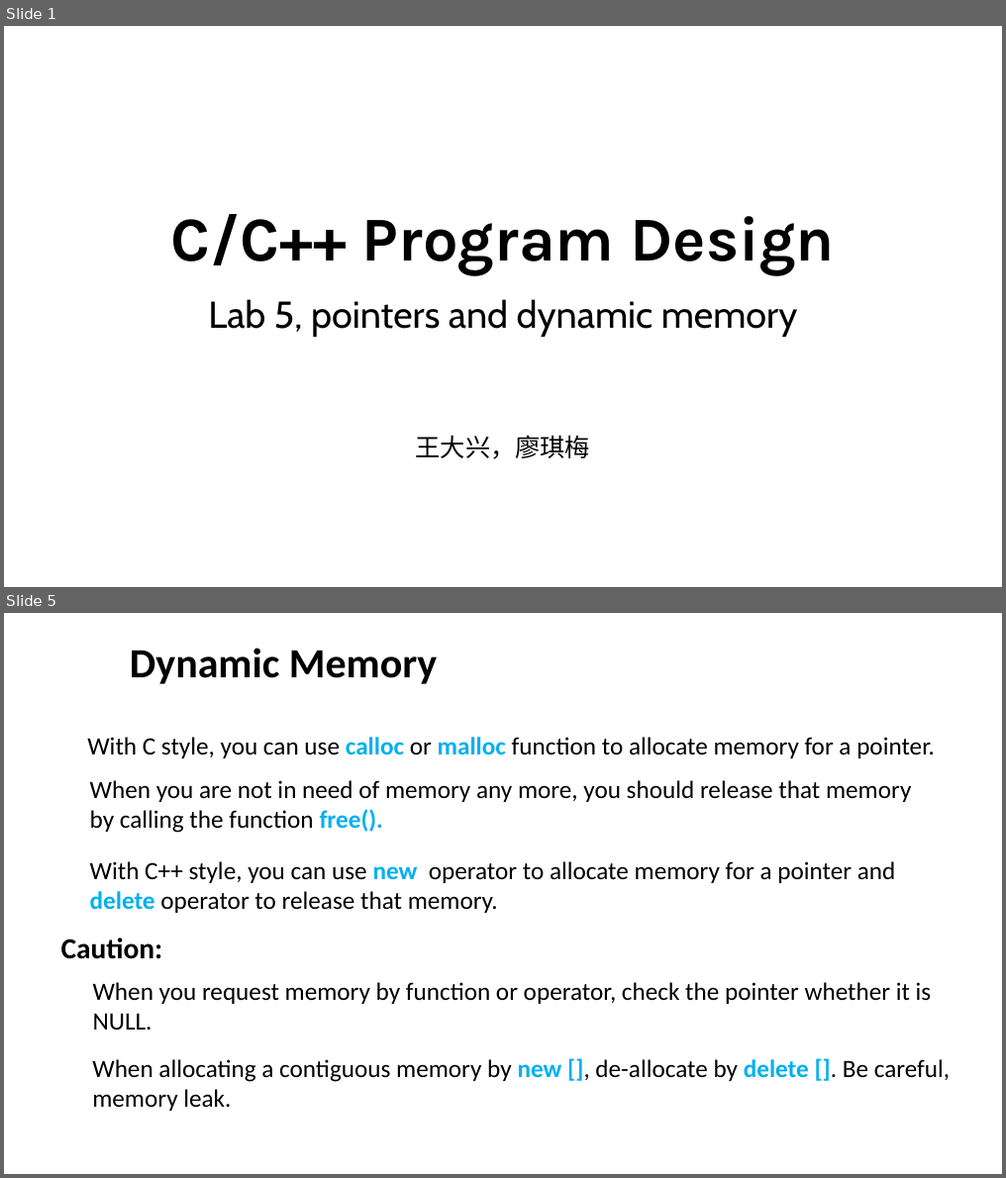
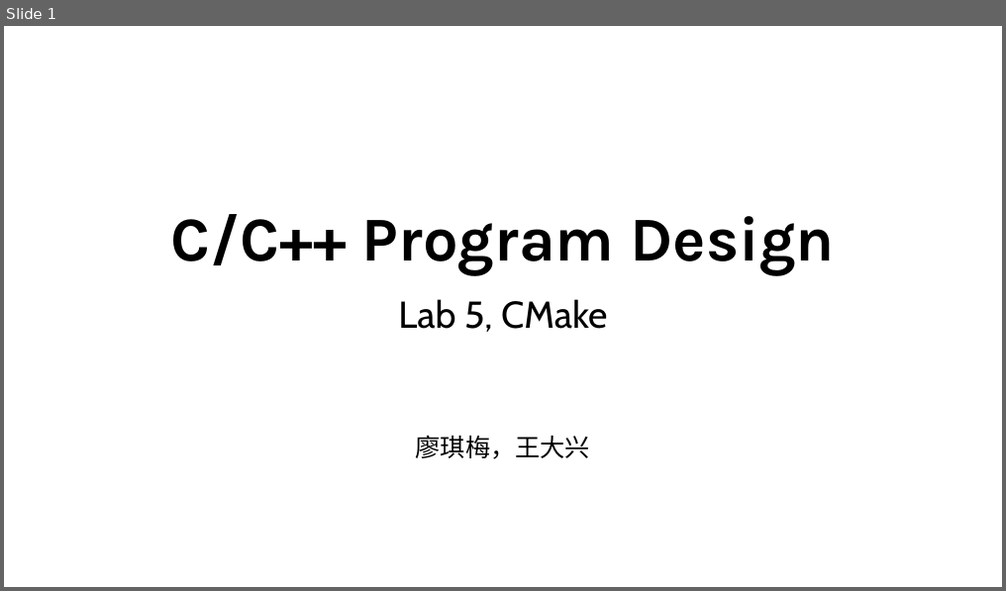
Before and after one commit to ShiqiYu/CPP, a slide deck: week05/Lab05.pptx. Shown one above the other, each under a label of ours: slides 1 and 5 before the commit, slide 1 after it; the slides between them are not shown. The pictures are 1006x1178 and 1006x591 pixels, drawn with LibreOffice and Linux fonts; fonts in the diff are those of the drawing; background and template pictures are left out. Boxes give left, top, right and bottom in pixels: in the first picture for what was removed or moved away, otherwise in the second. Text is boxed around its words. In the diff, an @@ line names an element or a change of style, - is before the commit and + after.

```diff
--- a/week05/Lab05.pptx
+++ b/week05/Lab05.pptx
@@ slide 5 removed at (x1=4, y1=613, x2=1002, y2=1174), background #FFFFFF @@
@@ title removed at (x1=130, y1=648, x2=437, y2=684) @@
-Dynamic Memory
@@ text removed at (x1=87, y1=737, x2=935, y2=759) @@
-With C style, you can use calloc or malloc function to allocate memory for a pointer.
@@ text removed at (x1=90, y1=780, x2=911, y2=833) @@
-When you are not in need of memory any more, you should release that memory by calling the function free().
@@ text removed at (x1=90, y1=861, x2=896, y2=913) @@
-With C++ style, you can use new operator to allocate memory for a pointer and
-delete operator to release that memory.
@@ text removed at (x1=61, y1=938, x2=163, y2=959) @@
-Caution:
@@ text removed at (x1=93, y1=982, x2=932, y2=1030) @@
-When you request memory by function or operator, check the pointer whether it is NULL.
@@ text removed at (x1=92, y1=1059, x2=949, y2=1111) @@
-When allocating a contiguous memory by new [], de-allocate by delete []. Be careful, memory leak.
@@ slide 1 changed as well @@
@@ subtitle at (x1=398, y1=299, x2=607, y2=460): text changed @@
-Lab 5, pointers and dynamic memory
-王大兴，廖琪梅
+Lab 5, CMake
+廖琪梅，王大兴
```
Also in this commit, not shown: 1 other slide changed, 16 slides added, 23 other slides removed.
